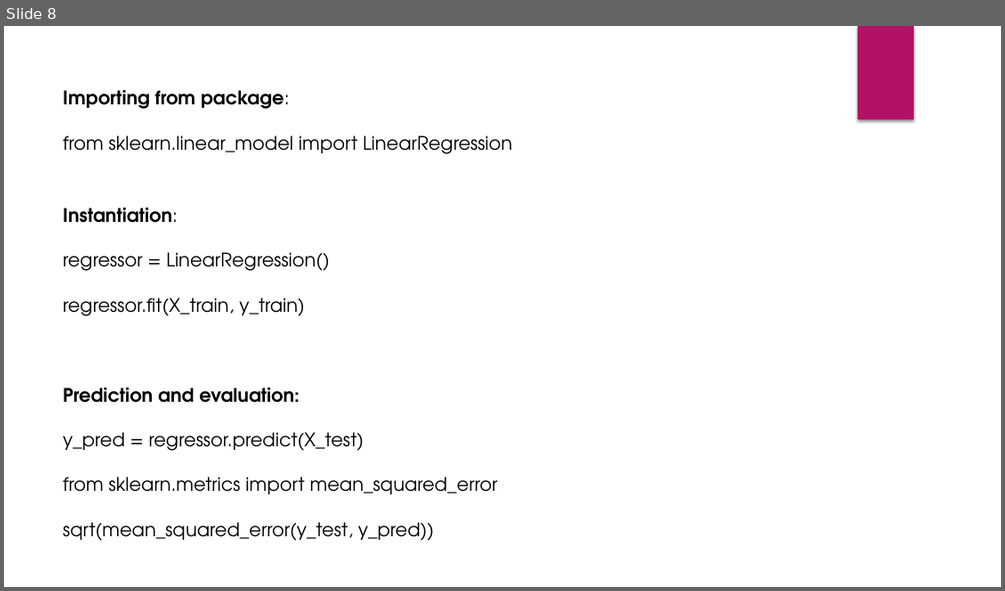
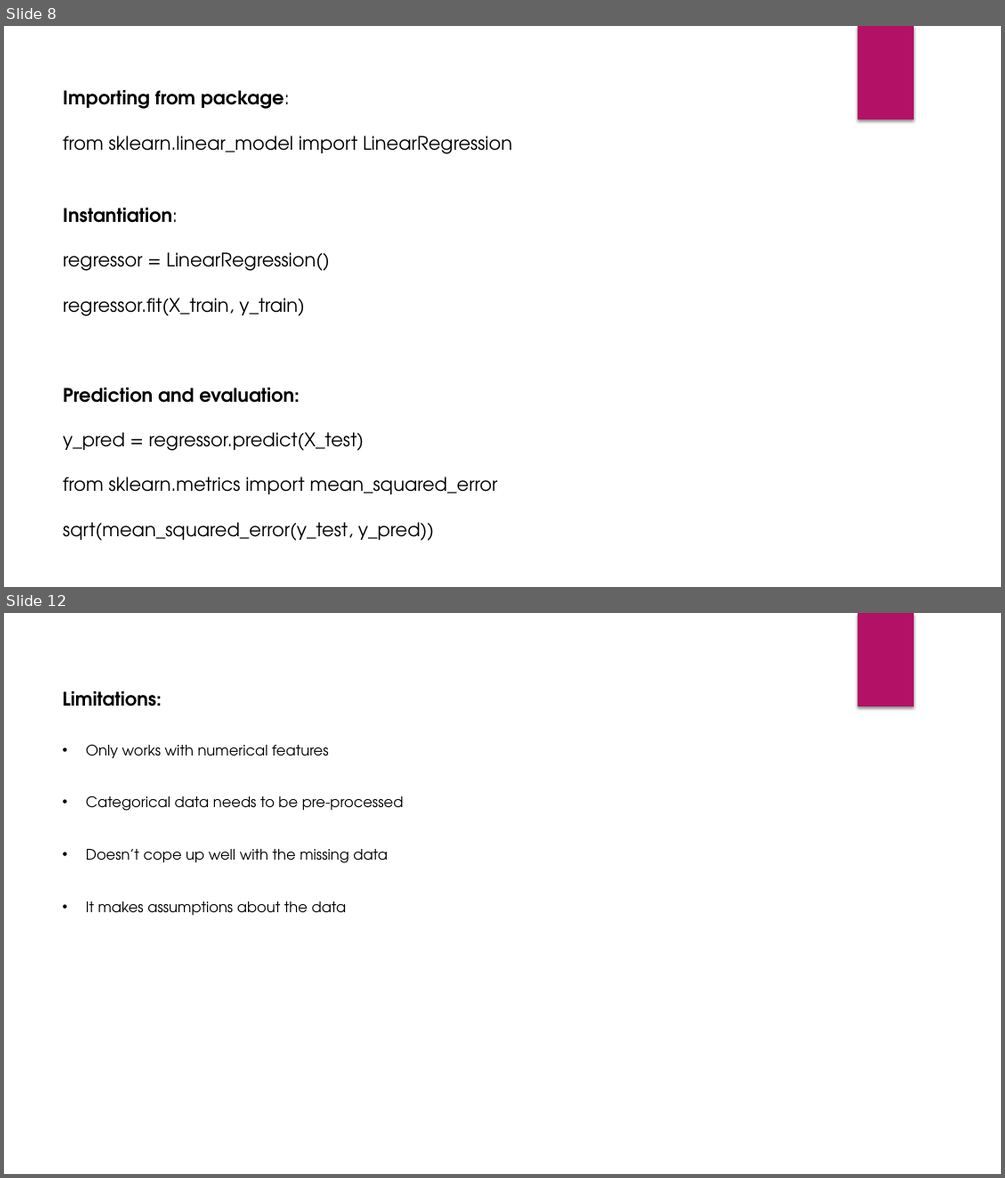
Before and after one commit to Siddhartha0205/ML_Algorithms, a slide deck: 1_Linear_Regression/Linear_Regression.pptx. Shown one above the other, each under a label of ours: slide 8 before the commit, slides 8 and 12 after it; the slides between them are not shown. The pictures are 1005x591 and 1005x1178 pixels, drawn with LibreOffice and Linux fonts; fonts in the diff are those of the drawing. Boxes give left, top, right and bottom in pixels: in the first picture for what was removed or moved away, otherwise in the second. Text is boxed around its words. In the diff, an @@ line names an element or a change of style, - is before the commit and + after.

```diff
--- a/1_Linear_Regression/Linear_Regression.pptx
+++ b/1_Linear_Regression/Linear_Regression.pptx
@@ slide 12 added at (4,613,1001,1174), background #FFFFFF; not listed: 1 template element that a slide beside it also shows @@
@@ text added at (63,691,404,915), 14 pt, text #000000 @@
+Limitations:
+• Only works with numerical features
+• Categorical data needs to be pre-processed
+• Doesn’t cope up well with the missing data
+• It makes assumptions about the data
```
Also in this commit, not shown: 7 other slides added, 1 slide removed, 3 other files.
